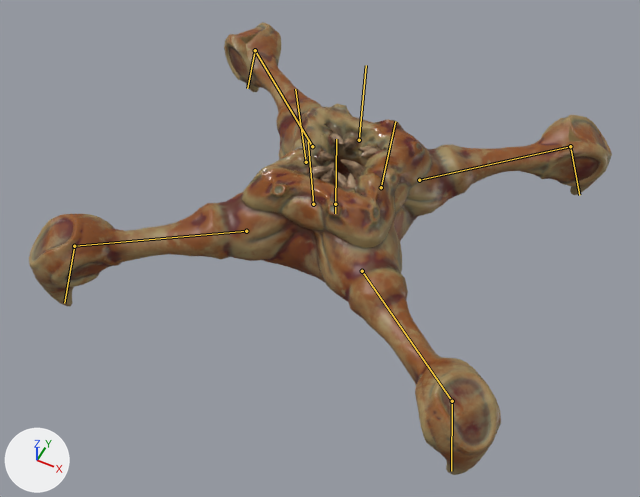
The glTF model assets/meshes/crawler/crawler_rigged.gltf, before and after one commit.
One viewpoint serves both versions: a 50 mm lens placed at (2.63, -5.6, 6.12), pointed at (0.02, -0.39, -0.39). The lights are fixed; the arrows at lower left show +X, +Y and +Z. The picture after the commit comes second. Both versions are drawn at frame 24 of the action 'Bite01'; the numbers are the values there. The bones that change, and the others that lie on the model, are drawn over the model as lines.

Names of what the first picture shows: 'Retopo_Cube.001', 'Retopo_Cube.003'.
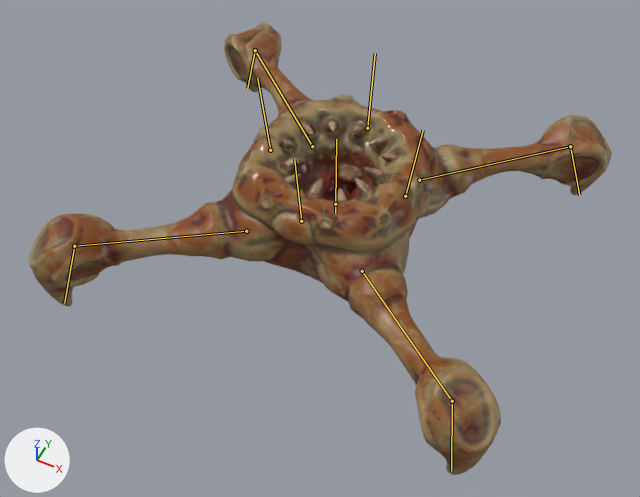
Pixel boxes (x1, y1, x2, y2) of what changed, in the pictures (640 x 497 px):
'Retopo_Cube.001', posed: (29, 22, 612, 475) in both
bone 'LipLeft', root to tip: before (306, 162) to (295, 89); after (270, 150) to (257, 78)
bone 'LipRight', root to tip: before (381, 187) to (395, 121); after (405, 196) to (423, 130)
bone 'LipForward', root to tip: before (359, 140) to (366, 65); after (367, 128) to (375, 53)
bone 'LipBackward', root to tip: before (313, 204) to (308, 141); after (301, 221) to (294, 159)

Patch to the scene script:
```diff
--- a/assets/meshes/crawler/crawler_rigged.gltf.py
+++ b/assets/meshes/crawler/crawler_rigged.gltf.py
@@ bone_lipleft @@
 bone_lipleft = bpy.data.objects['Armature'].pose.bones['LipLeft']  # child of 'Body'
-bone_lipleft.location = (0.439, 0.011, 0.059)
+bone_lipleft.location = (0.015, 0.0, 0.002)
@@ bone_lipright @@
 bone_lipright = bpy.data.objects['Armature'].pose.bones['LipRight']  # child of 'Body'
-bone_lipright.location = (-0.26, -0.029, 0.0)
+bone_lipright.location = (-0.009, 0.0, 0.0)
@@ bone_lipforward @@
 bone_lipforward = bpy.data.objects['Armature'].pose.bones['LipForward']  # child of 'Body'
-bone_lipforward.location = (0.001, -0.023, 0.208)
+bone_lipforward.location = (0.0, 0.0, 0.007)
@@ bone_lipbackward @@
 bone_lipbackward = bpy.data.objects['Armature'].pose.bones['LipBackward']  # child of 'Body'
-bone_lipbackward.location = (-0.002, -0.028, -0.251)
+bone_lipbackward.location = (0.0, 0.0, -0.009)
```
